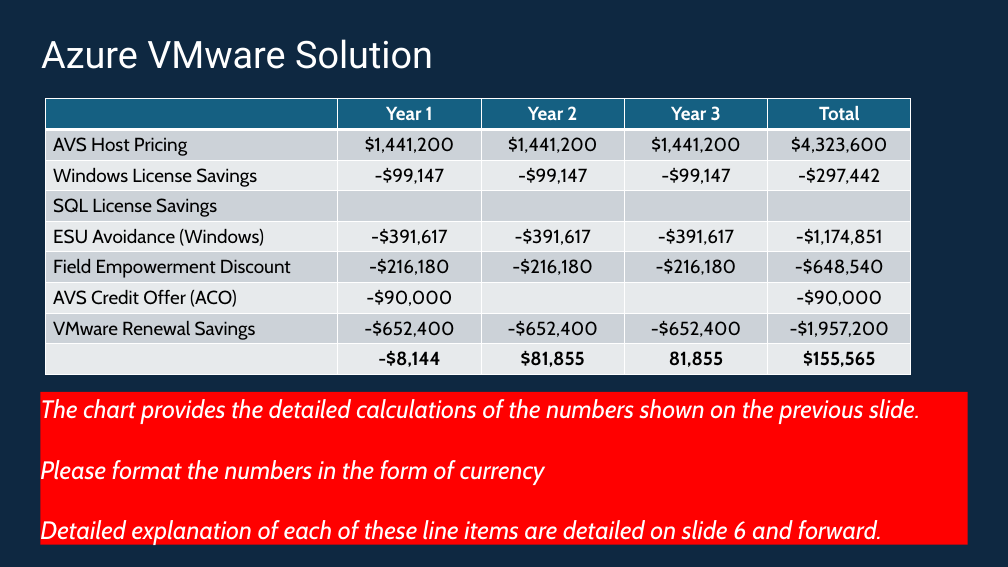
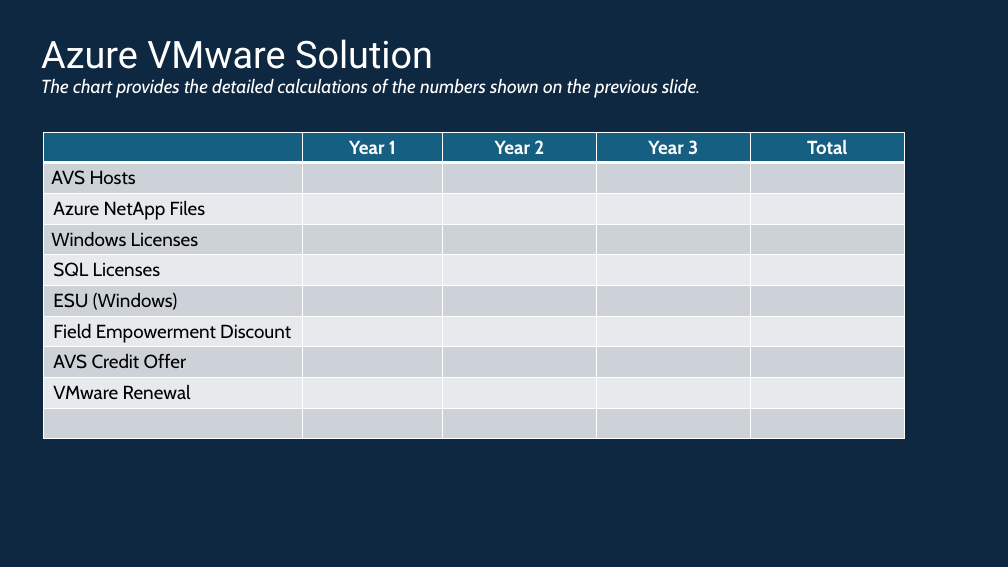
Before and after one commit to Trevor-Davis/Azure-VMware-Solution, a slide deck: slide 4 of AVS-Sizer/AVSDemandGen.pptm. Drawn at 1008x567 pixels with LibreOffice and Linux fonts; fonts in the diff are those of the drawing. Boxes give left, top, right and bottom in pixels: in the first picture for what was removed or moved away, otherwise in the second. Text is boxed around its words. In the diff, an @@ line names an element or a change of style, - is before the commit and + after.

```diff
--- a/AVS-Sizer/AVSDemandGen.pptm
+++ b/AVS-Sizer/AVSDemandGen.pptm
@@ text added at (x1=41, y1=79, x2=700, y2=98), 18 pt, text #FFFFFF, italic @@
+The chart provides the detailed calculations of the numbers shown on the previous slide.
@@ table at (x1=44, y1=132, x2=905, y2=439) @@
-row 2: AVS Host Pricing | $1,441,200 | $1,441,200 | $1,441,200 | $4,323,600
-row 3: Windows License Savings | -$99,147 | -$99,147 | -$99,147 | -$297,442
-row 4: SQL License Savings |  |  |  | 
-row 5: ESU Avoidance (Windows) | -$391,617 | -$391,617 | -$391,617 | -$1,174,851
-row 6: Field Empowerment Discount | -$216,180 | -$216,180 | -$216,180 | -$648,540
-row 7: AVS Credit Offer (ACO) | -$90,000 |  |  | -$90,000
-row 8: VMware Renewal Savings | -$652,400 | -$652,400 | -$652,400 | -$1,957,200
-row 9:  | -$8,144 | $81,855 | 81,855 | $155,565
+row 2: AVS Hosts |  |  |  | 
+row 3: Azure NetApp Files |  |  |  | 
+row 4: Windows Licenses |  |  |  | 
+row 5: SQL Licenses |  |  |  | 
+row 6: ESU (Windows) |  |  |  | 
+row 7: Field Empowerment Discount |  |  |  | 
+row 8: AVS Credit Offer |  |  |  | 
+row 9: VMware Renewal |  |  |  | 
+row 10:  |  |  |  | 
@@ table resized from (x1=45, y1=98, x2=913, y2=374) to (x1=44, y1=132, x2=905, y2=439) @@
@@ rectangle removed at (x1=40, y1=392, x2=967, y2=545) @@
-The chart provides the detailed calculations of the numbers shown on the previous slide.
-Please format the numbers in the form of currency
-Detailed explanation of each of these line items are detailed on slide 6 and forward.
```
Also in this commit, not shown: 8 other slides changed, 5 other files.
